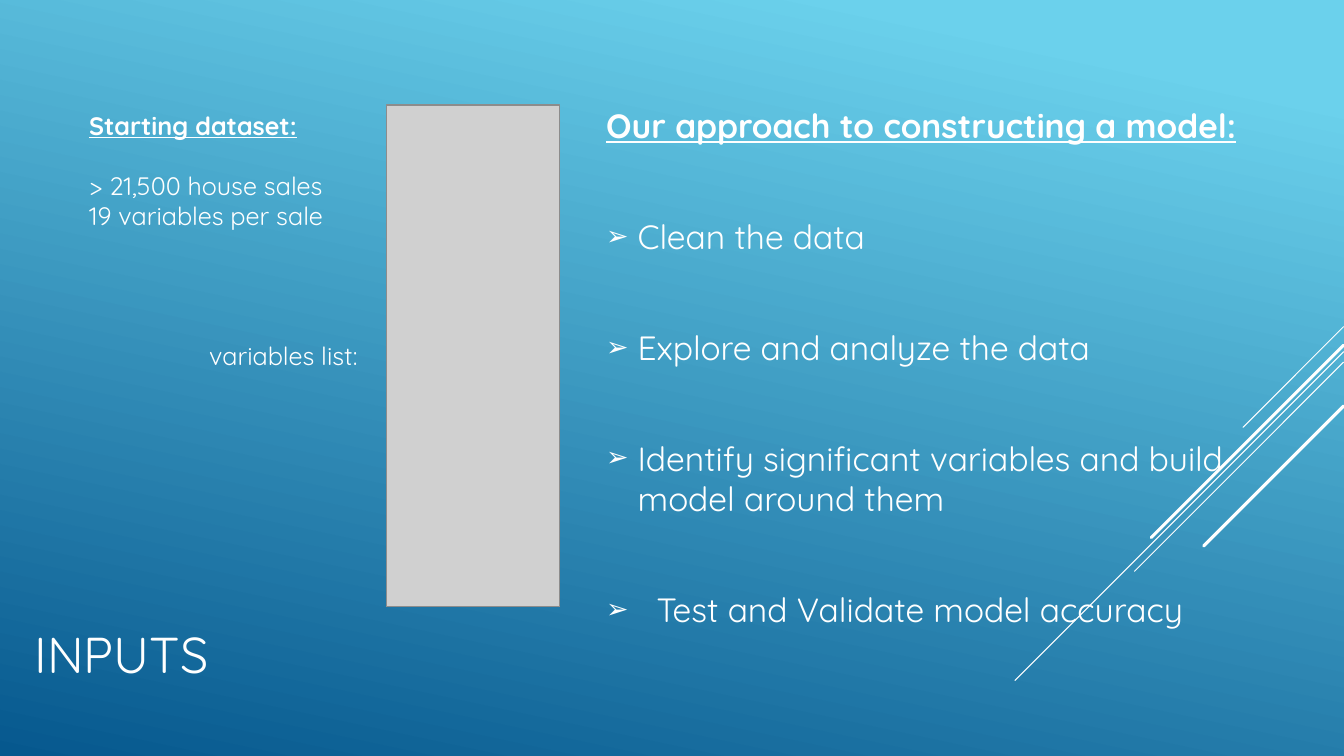
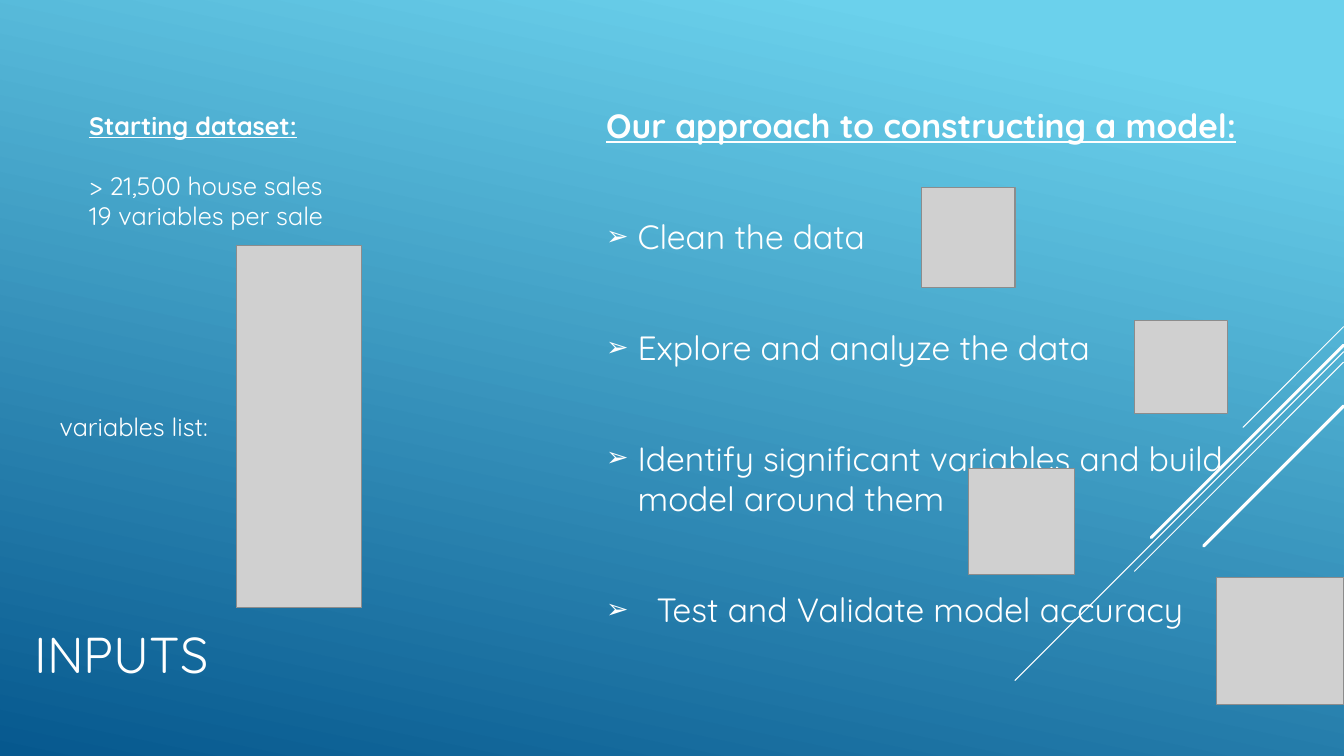
Before and after one commit to magnawhale/dsc-v2-mod1-final-project-online-ds-ft-051319, a slide deck: slide 2 of presentation_v02.pptx. Drawn at 1344x756 pixels with LibreOffice and Linux fonts; fonts in the diff are those of the drawing; grey boxes stand for pictures. Boxes give left, top, right and bottom in pixels: in the first picture for what was removed or moved away, otherwise in the second. Text is boxed around its words. In the diff, an @@ line names an element or a change of style, - is before the commit and + after.

```diff
--- a/presentation_v02.pptx
+++ b/presentation_v02.pptx
@@ picture added at (922, 188, 1015, 287) @@
@@ picture: place and size @@
-picture at (386, 105, 560, 607)
+picture at (236, 246, 361, 608)
@@ picture added at (1134, 321, 1228, 414) @@
@@ text "variables list:": place and size @@
-text "variables list:" at (209, 346, 357, 366)
+text "variables list:" at (60, 417, 208, 437)
@@ picture added at (969, 469, 1075, 575) @@
@@ picture added at (1217, 578, 1344, 705) @@
```
Also in this commit, not shown: 4 other slides changed, 3 slides added, 2 slides removed, 1 other file.
